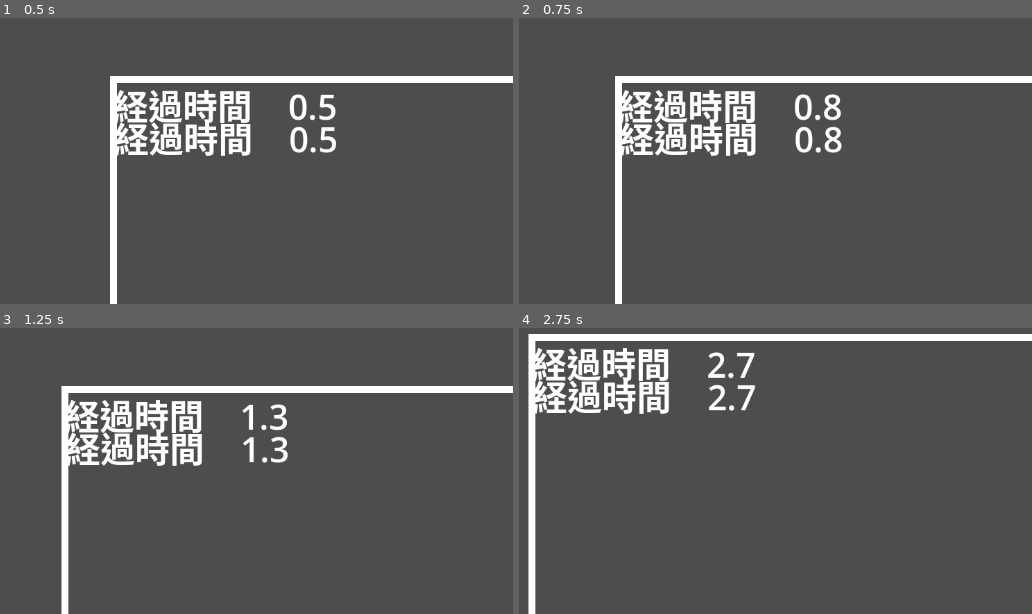
Above: before the commit, frames 1-4 (two rows, left to right).
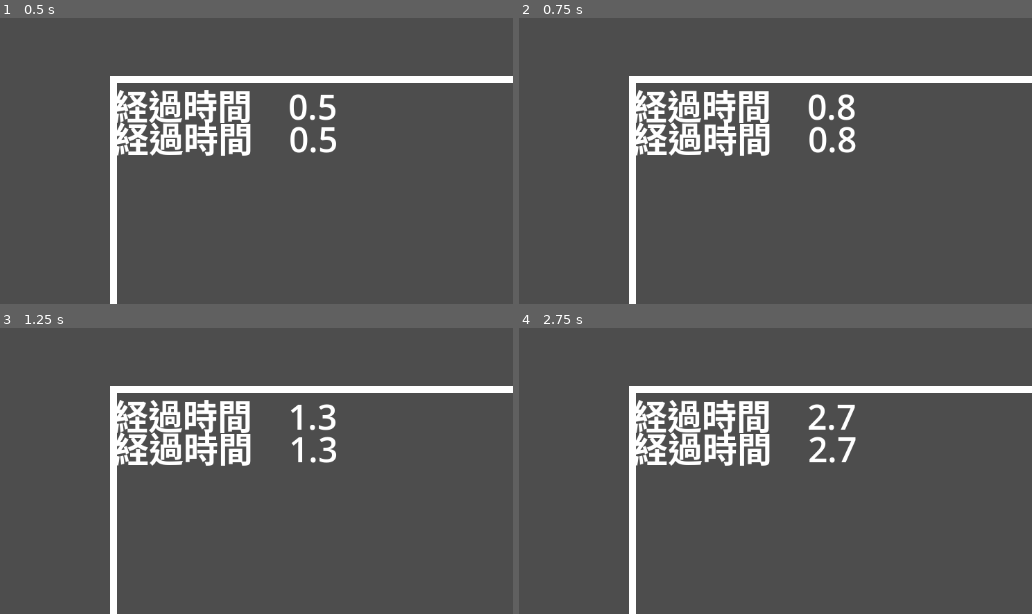
Above: after the commit, the same moments.

Repository: WOCae/L002
Game: Godot game, scene res://main.tscn
Two runs of this game, one before a commit and one after it. Both use one fixed random seed, a clock stepped at 60 frames per second and the inputs below.
Inputs:
- Up to frame 1 (0.5 s): no input
- Up to frame 2 (0.75 s): hold Right (ui_right) from 0.53 s (still down)
- Up to frame 3 (1.25 s): keep holding Right (ui_right); tap Space (ui_select) at 0.77 s
- Up to frame 4 (2.75 s): release Right (ui_right) at 1.28 s; hold Down (ui_down) 1.28-2.03 s; tap Space (ui_select) at 1.52 s; hold Right (ui_right) from 2.03 s (still down)

Frame 1 is identical in both runs. In frame 2, 7.6% of the frame differs, in the area x 18-66%, y 20-100%; in frame 3, 8.6%; in frame 4, 15%, in the area x 1-100%, y 2-100%.
Error after the commit: Invalid assignment of property or key 'offset' with value of type 'Vector2' on a base object of type 'null instance'. (res://main.gd:43)

Commit message:
Update main.gd

Diff:
--- a/main.gd
+++ b/main.gd
@@ -3,7 +3,8 @@
 var elapsed_time:float
 var elapsed_time_ph:float
 
-@onready var Camera = $Camera2D # カメラ.
+@onready var Camera = $Player/Camera2D # カメラ.
+@onready var Player = $Player # プレイヤー
 #@export var speed = 5
 var moveCam: float = 0
 const moveTime = 0.5
@@ -16,17 +17,17 @@
 	var velocity = Vector2.ZERO
 
 	if Input.is_action_pressed("ui_up"):
-		Camera.position.y -= 100*delta # moveup
-
+		#Camera.position.y -= 100*delta # moveup
+		Player.position.y -= 100*delta
 	if Input.is_action_pressed("ui_down"):
-		Camera.position.y += 100*delta # movedown
-
+		#Camera.position.y += 100*delta # movedown
+		Player.position.y += 100*delta
 	if Input.is_action_pressed("ui_left"):
-		Camera.position.x -= 100*delta # moveleft
-
+		#Camera.position.x -= 100*delta # moveleft
+		Player.position.x -= 100*delta
 	if Input.is_action_pressed("ui_right"):
-		Camera.position.x += 100*delta # moveright
-
+		#Camera.position.x += 100*delta # moveright
+		Player.position.x += 100*delta
 	if Input.is_action_pressed(("ui_select"))|| Input.is_action_pressed(("start")):
 	# 画面揺らす
 		Camera.offset = Vector2.ZERO
